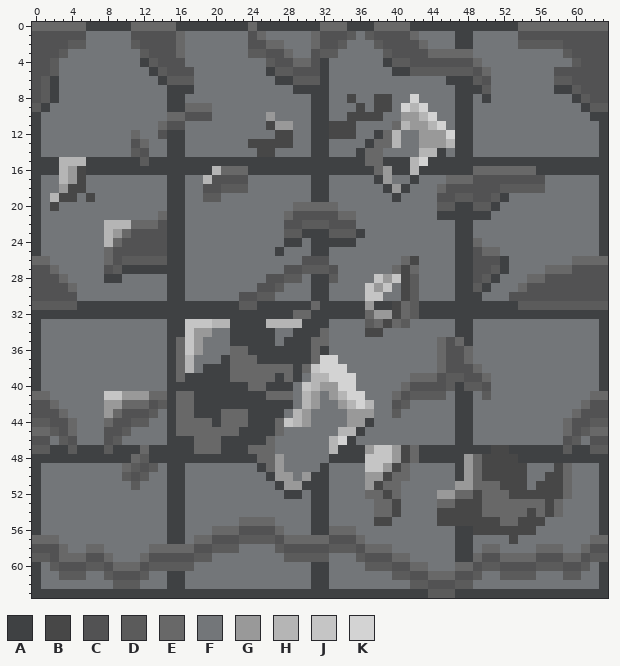
Pixel-art sprite, stored at Assets/Level/WALL_tile_down_frame.png. Above, as it was before the edit.
The file is 64x64 pixels. Colours within 5 levels of each other are drawn and written as one.
Palette (. is transparent): A #3f4143  B #474747  C #525253  D #5b5b5b  E #686868  F #737679  G #999999  H #b5b5b5  J #c5c5c5  K #d3d3d3
Pixels before (only the part around the change), first column x 0:
52 AFFFFFFFFFFFFFFAAFFFFFFFFFFFAAFAAFFFFEEBEFFFFGGEEBEEEBBBBBBEFFFA
53 AFFFFFFFFFFFFFFAAFFFFFFFFFFFFFFAAFFFFFEEBFFFFEEBBBEEEEEEEBEFFFFA
54 AFFFFFFFFFFFFFFAAFFFFFFFFFFFFFFAAFFFFFEEBFFFFBBBBBEEEEEBEBEFFFFA
55 AFFFFFFFFFFFFFFAAFFFFFFEEEEFFFFAAFFFFFBBFFFFFBBBBBBBEEBBBFFFFFFA
56 AFFFFFFFFFFFFFFAAFFFEEECCCCEFFFAAEEEFFFFFFFFFFFAABBBBBBBFFFFFFFA
57 EEEFFFFFFFFFFFFAAFEECCCDDDDCEEEEECCCEFFFFFFFFFFAAFFFFBFFFFFFFFEE
58 CCCEFFEEFFFFFEEEEECCDDDFFFFDCCCCCDDDCEEEFFFFFFFAAFEEFFFFEEEFFECC
59 DDCEEECCEFFFECCCCCDDFFFFFFFFDDDDDFFFDCCCEEFFFFFAAECCEEEECCCEECDD
60 AFDCCCDDCEEECDDDDDFFFFFFFFFFFFFAAFFFFDDDCCEEFFFEECDDCCCCDDDCCDFA
61 AFFDDDFFDCCCDFFAAFFFFFFFFFFFFFFAAFFFFFFFDDCCEEECCDFFDDDDFFFDDFFA
62 AFFFFFFFFDDDFFFAAFFFFFFFFFFFFFFAAFFFFFFFFFDDCCCDDFFFFFFFFFFFFFFA
63 AAAAAAAAAAAAAAAAAAAAAAAAAAAAAAAAAAAAAAAAAAAADDDAAAAAAAAAAAAAAAAA
And afterwards:
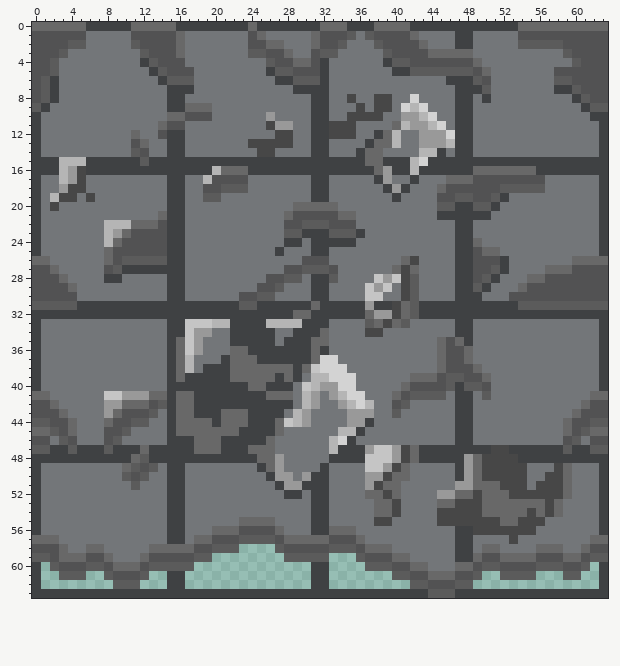
Changes in this commit:
{"y":58,"x":23,"old":"FFFF","new":"...."}
{"y":59,"x":20,"old":"FFFFFFFF","new":"........"}
{"y":59,"x":33,"old":"FFF","new":"..."}
{"y":60,"x":1,"old":"F","new":"."}
{"y":60,"x":18,"old":"FFFFFFFFFFFFF","new":"............."}
{"y":60,"x":33,"old":"FFFF","new":"...."}
{"y":60,"x":62,"old":"F","new":"."}
{"y":61,"x":1,"old":"FF","new":".."}
{"y":61,"x":6,"old":"FF","new":".."}
{"y":61,"x":13,"old":"FF","new":".."}
{"y":61,"x":17,"old":"FFFFFFFFFFFFFF","new":".............."}
{"y":61,"x":33,"old":"FFFFFFF","new":"......."}
{"y":61,"x":50,"old":"FF","new":".."}
{"y":61,"x":56,"old":"FFF","new":"..."}
{"y":61,"x":61,"old":"FF","new":".."}
{"y":62,"x":1,"old":"FFFFFFFF","new":"........"}
{"y":62,"x":12,"old":"FFF","new":"..."}
{"y":62,"x":17,"old":"FFFFFFFFFFFFFF","new":".............."}
{"y":62,"x":33,"old":"FFFFFFFFF","new":"........."}
{"y":62,"x":49,"old":"FFFFFFFFFFFFFF","new":".............."}
